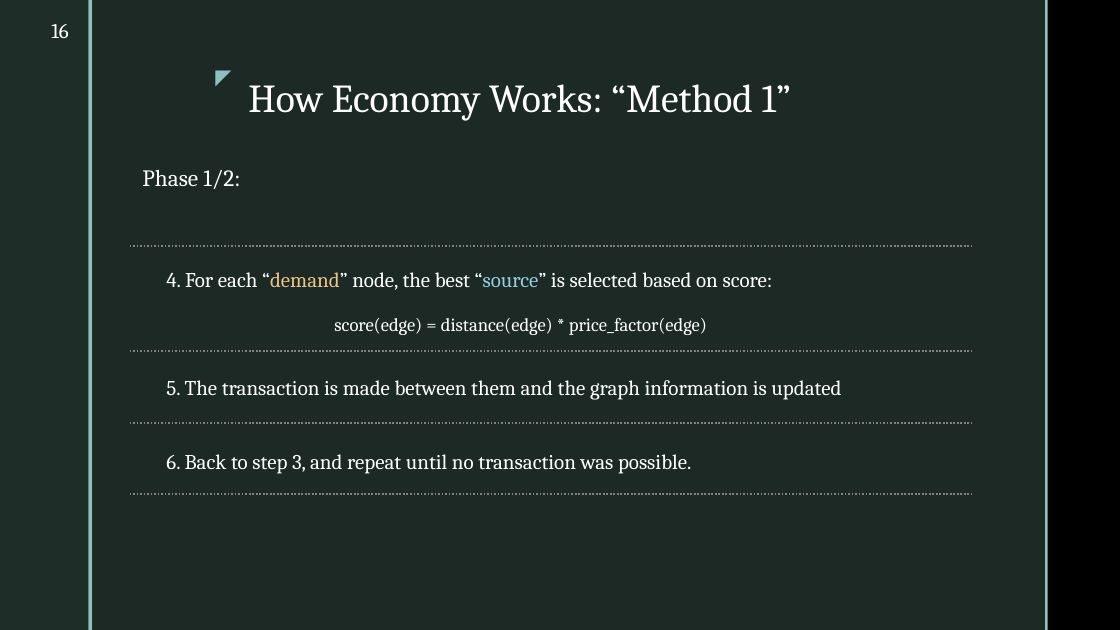
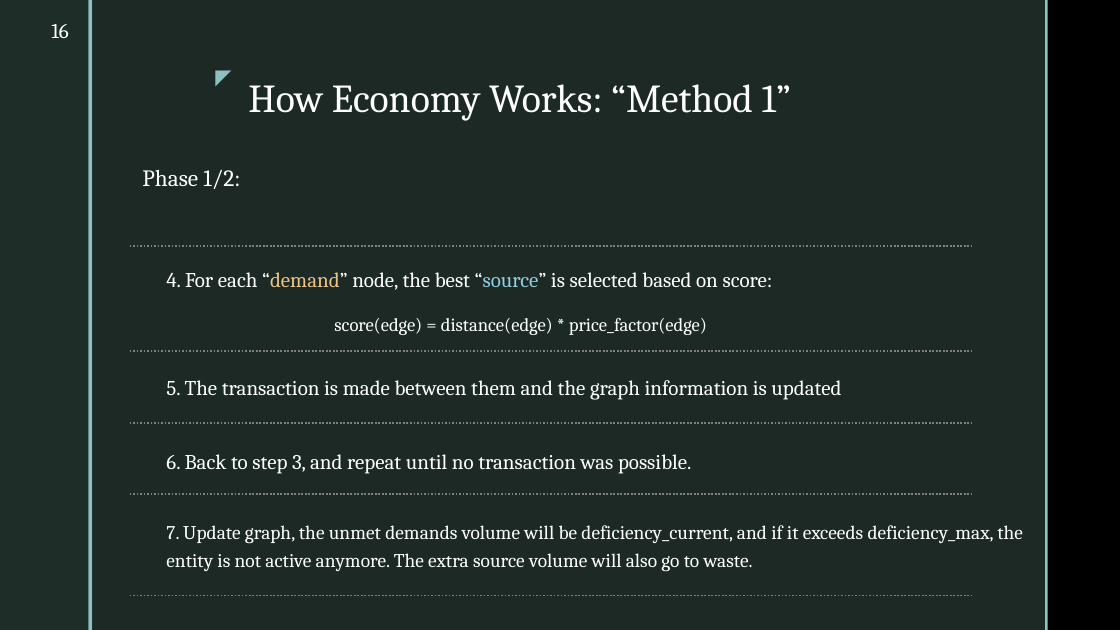
Before and after one commit to cmudrc/pied-piper, a slide deck: slide 16 of Other/Presentation/Presentation 01.pptx. Drawn at 1120x630 pixels with LibreOffice and Linux fonts; fonts in the diff are those of the drawing; background and template pictures are left out. Boxes give left, top, right and bottom in pixels: in the first picture for what was removed or moved away, otherwise in the second. Text is boxed around its words. In the diff, an @@ line names an element or a change of style, - is before the commit and + after.

```diff
--- a/Other/Presentation/Presentation 01.pptx
+++ b/Other/Presentation/Presentation 01.pptx
@@ text added at (x1=166, y1=525, x2=1023, y2=572), 16.6 pt, text #FFFFFF @@
+  7. Update graph, the unmet demands volume will be deficiency_current, and if it exceeds deficiency_max, the entity is not active anymore. The extra source volume will also go to waste.
@@ line added from (129, 596) to (971, 596), #808080 1.5 pt dashed @@
```
Also in this commit, not shown: 3 other slides changed, 5 slides added, 1 slide removed.
